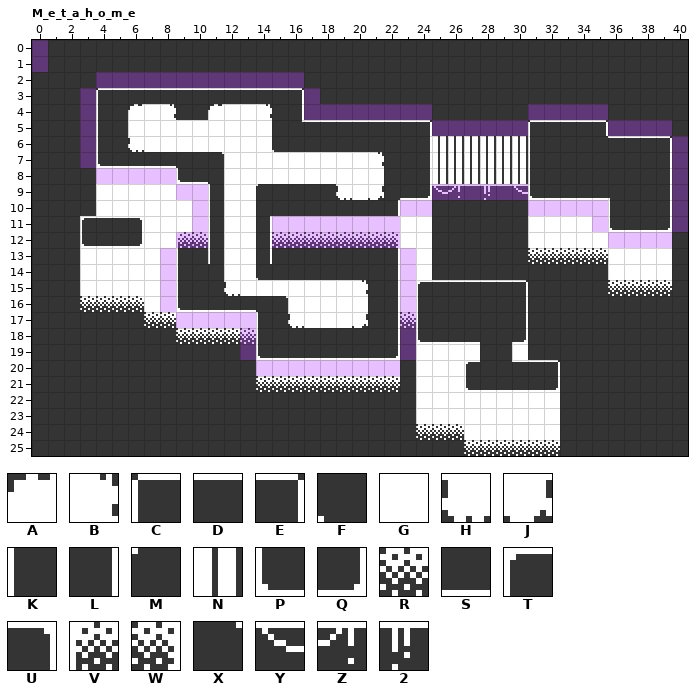
Two states of a LDtk project, maps/test.ldtk. Above: the version before the commit.
Cells are 8x8 px. Shown: M_e_t_a_h_o_m_e x 0..40, y 0..25.
Key: from "Test": A 2, B 3, C 4, D 5, E 6, F 7, G 8, H 10, J 11, K 12, L 14, M 15, N 16, P 17, Q 18, R 19, S 21, T 25, U 26, V 27, W 28, X 31, Y 32, Z 33, 2 34.
_ is an empty cell.
Layers that did not change in this view are not listed.
Layer "Tiles" before, first column x 0:
 0 _________________________________________
 1 _________________________________________
 2 _________________________________________
 3 ____CDDDDDDDDDDDE________________________
 4 ____K_AGB__AGGB_L________________________
 5 ____K_GGGGGGGGG_XDDDDDDDE______CDDDE_____
 6 ____K_HGGGGGGGGF________LNNNNNNK____DDDE_
 7 ____PSSSS__XGGGGGGGGGB__LNNNNNNK_______L_
 8 ____GGGGGPS_GGGGGGGGGG__LNNNNNNK_______L_
 9 ____GGGGGGGKGGM____HGJ_SQYZD2DYPSSSSF__L_
10 ____GGGGGGGKGG________LGG______GGGGGK__L_
11 ___TDDUGGGGKGGLGGGGGGGGGG______GGGGGPSSQ_
12 ___PSSQGGVRKGGLRRRRRRRWGG______GGGGGGGGG_
13 ___GGGGGGK_KGGL_______LGG______RRRRRGGGG_
14 ___GGGGGGK__GGF_______LGG___________GGGG_
15 ___GGGGGGK__HGGGGGGGB_LGTDDDDDE_____RRRR_
16 ___RRRRGGPSSSS_XGGGGG_LGK_____L__________
17 _______RRGGGGGK_HGGGJ_LRK_____L__________
18 _________RRRRRK_______L_PSSS__Q__________
19 ______________PSSSSSSSQ_GGGG__G__________
20 ______________GGGGGGGGG_GGGT__DDE________
21 ______________RRRRRRRRR_GGGPSSSSQ________
22 ________________________GGGGGGGGG________
23 ________________________GGGGGGGGG________
24 ________________________RRRGGGGGG________
25 ___________________________RRRRRR________
And afterwards:
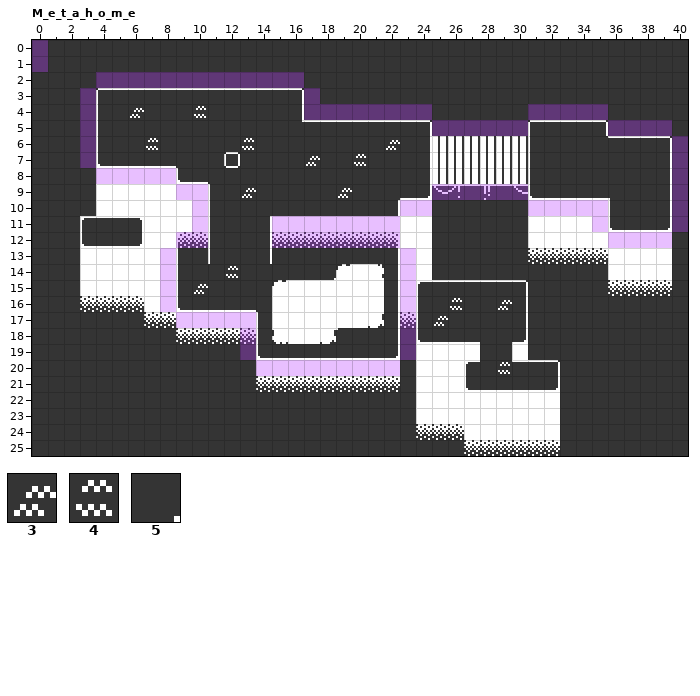
Further tiles: from "Test": 3 1, 4 9, 5 23.
Edits made:
Layer "Tiles":
Tile A gives way to tile 3 in row 4 at x 6.
Tile G gives way to tile 3 in row 7 at x 17; in row 9 at x 13.
Tile H gives way to tile 3 in row 9 at x 19.
The edit adds tile 3 in row 6 at x 22; in row 15 at x 10; in row 16 at x 29; in row 17 at x 25.
Tile G gives way to tile 4 in row 6 at x 7 and 13; in row 7 at x 20; in row 14 at x 12.
The edit adds tile 4 in row 4 at x 10; in row 16 at x 26; in row 20 at x 29.
The edit adds tile 5 in row 14 at x 18.
Tile G gives way to tile A in row 15 at x 15.
The edit adds tile A in row 14 at x 19.
The edit adds tile B in row 14 at x 21.
Tile B gives way to tile G in row 15 at x 20.
Tile H gives way to tile G in row 17 at x 16.
Tile J gives way to tile G in row 17 at x 20.
Tile X gives way to tile G in row 16 at x 15.
The edit adds tile G in row 14 at x 20; in rows 15 to 16 at x 21; in row 17 at x 15; in row 18 at x 16 to 17.
The edit adds tile H in row 18 at x 15.
The edit adds tile J in row 17 at x 21; in row 18 at x 18.
The edit adds tile M in row 18 at x 19.
The edit erases tile A in row 4 at x 11.
The edit erases tile B in row 4 at x 8 and 14; in row 7 at x 21.
The edit erases tile F in row 6 at x 15; in row 14 at x 14.
The edit erases tile G in row 4 at x 7 and 12 to 13; in row 5 at x 6 to 14; in row 6 at x 8 to 12 and 14; in row 7 at x 12 to 16 and 18 to 19; in row 8 at x 12 to 21; in row 9 at x 12 and 20.
The edit erases tile G in rows 10 to 13 at x 12 to 13; in row 14 at x 13; in row 15 at x 13 to 14.
The edit erases tile H in row 6 at x 6; in row 15 at x 12.
The edit erases tile J in row 9 at x 21.
The edit erases tile M in row 9 at x 14.
The edit erases tile X in row 7 at x 11.
Boxes around the changes in both pictures, in picture pixels (x1, y1, x2, y2):
changed: (128, 104, 400, 344)
added: (434, 298, 462, 326)
added: (498, 300, 512, 310)
added: (498, 362, 510, 374)
